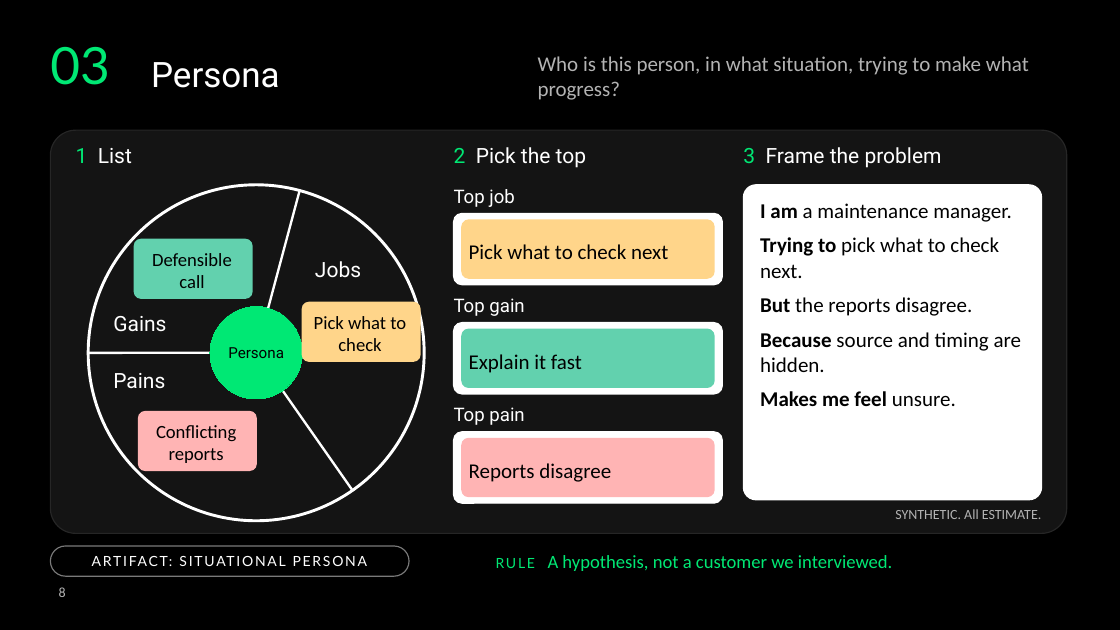
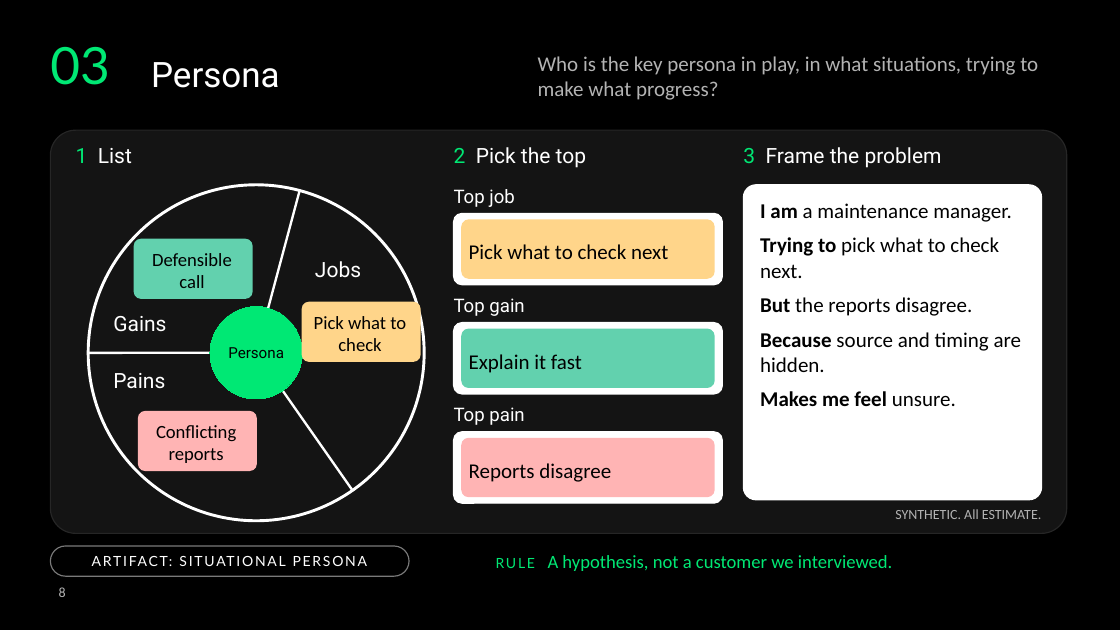
Before and after one commit to deanpeters/AI-Augmented-Product-Discovery-Lab, a slide deck: slide 8 of slides/Build-the-Right-Thing.pptx. Drawn at 1120x630 pixels with LibreOffice and Linux fonts; fonts in the diff are those of the drawing; background and template pictures are left out. Boxes give left, top, right and bottom in pixels: in the first picture for what was removed or moved away, otherwise in the second. Text is boxed around its words. In the diff, an @@ line names an element or a change of style, - is before the commit and + after.

```diff
--- a/slides/Build-the-Right-Thing.pptx
+++ b/slides/Build-the-Right-Thing.pptx
@@ text at [538, 56, 1038, 100]: text changed @@
-Who is this person, in what situation, trying to make what progress?
+Who is the key persona in play, in what situations, trying to make what progress?
```
Also in this commit, not shown: 16 other slides changed, 1 slide added, 1 slide removed, 3 other files.
